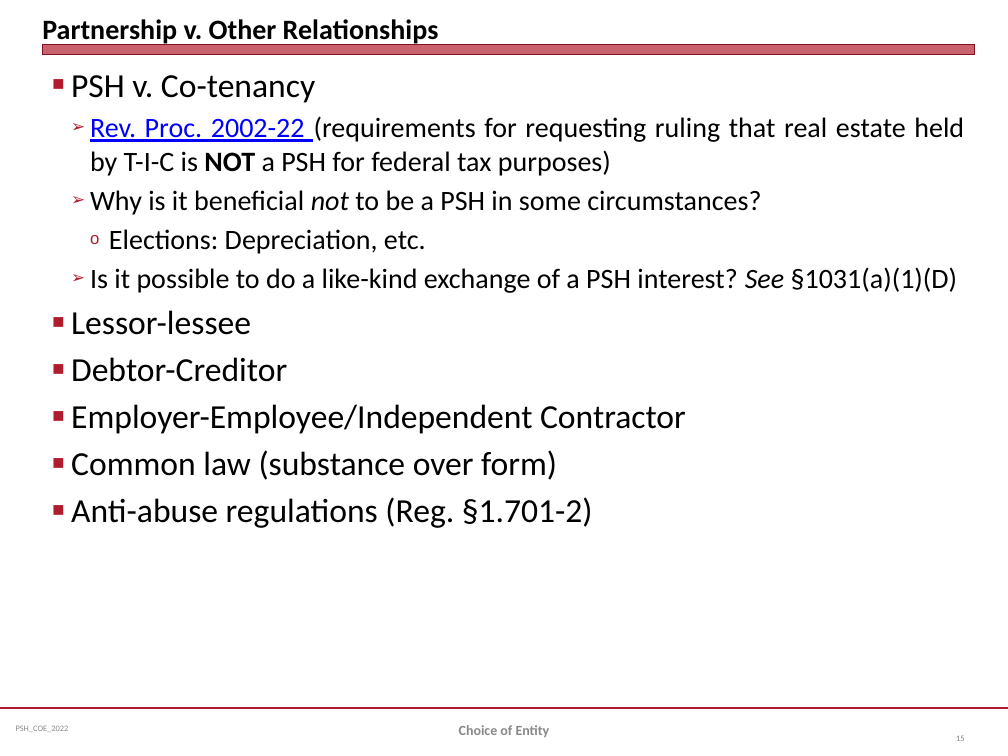
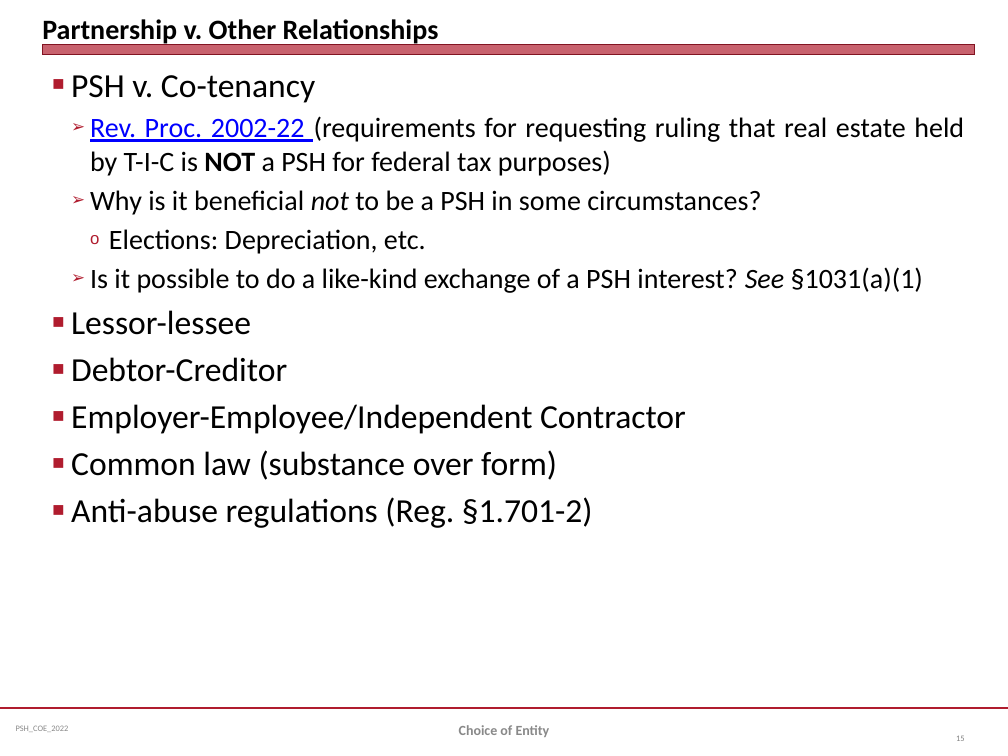
Before and after one commit to jmc877/Partnership-Tax, a slide deck: slide 15 of slides/PSH_COEntity_2022.pptx. Drawn at 1008x756 pixels with LibreOffice and Linux fonts; fonts in the diff are those of the drawing. Boxes give left, top, right and bottom in pixels: in the first picture for what was removed or moved away, otherwise in the second. Text is boxed around its words. In the diff, an @@ line names an element or a change of style, - is before the commit and + after.

```diff
--- a/slides/PSH_COEntity_2022.pptx
+++ b/slides/PSH_COEntity_2022.pptx
@@ text at box(90, 267, 923, 293): text changed @@
-  ➢ Is it possible to do a like-kind exchange of a PSH interest? See §1031(a)(1)(D)
+  ➢ Is it possible to do a like-kind exchange of a PSH interest? See §1031(a)(1)
```
Also in this commit, not shown: 2 other slides changed, 4 other files.
